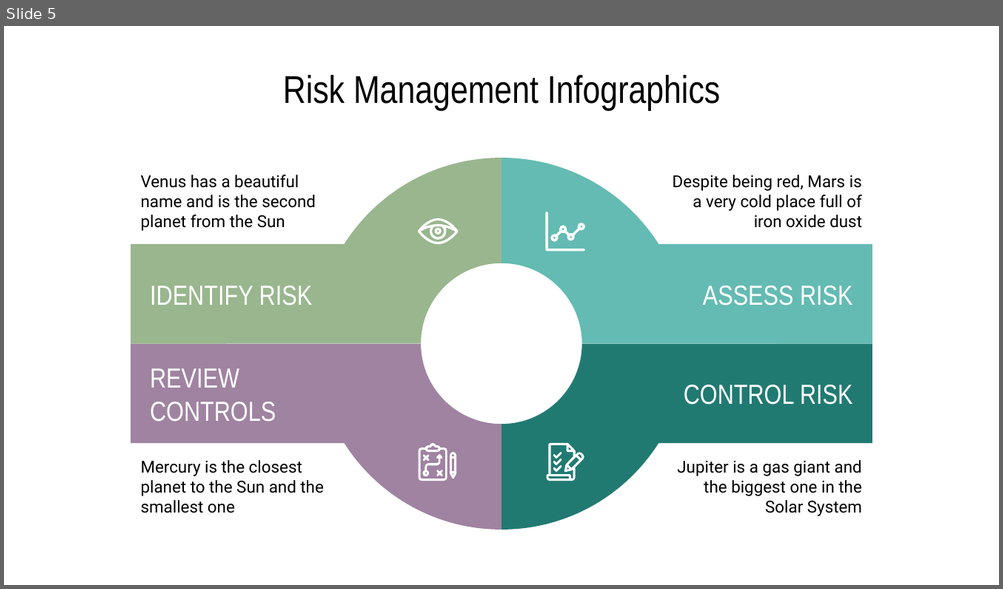
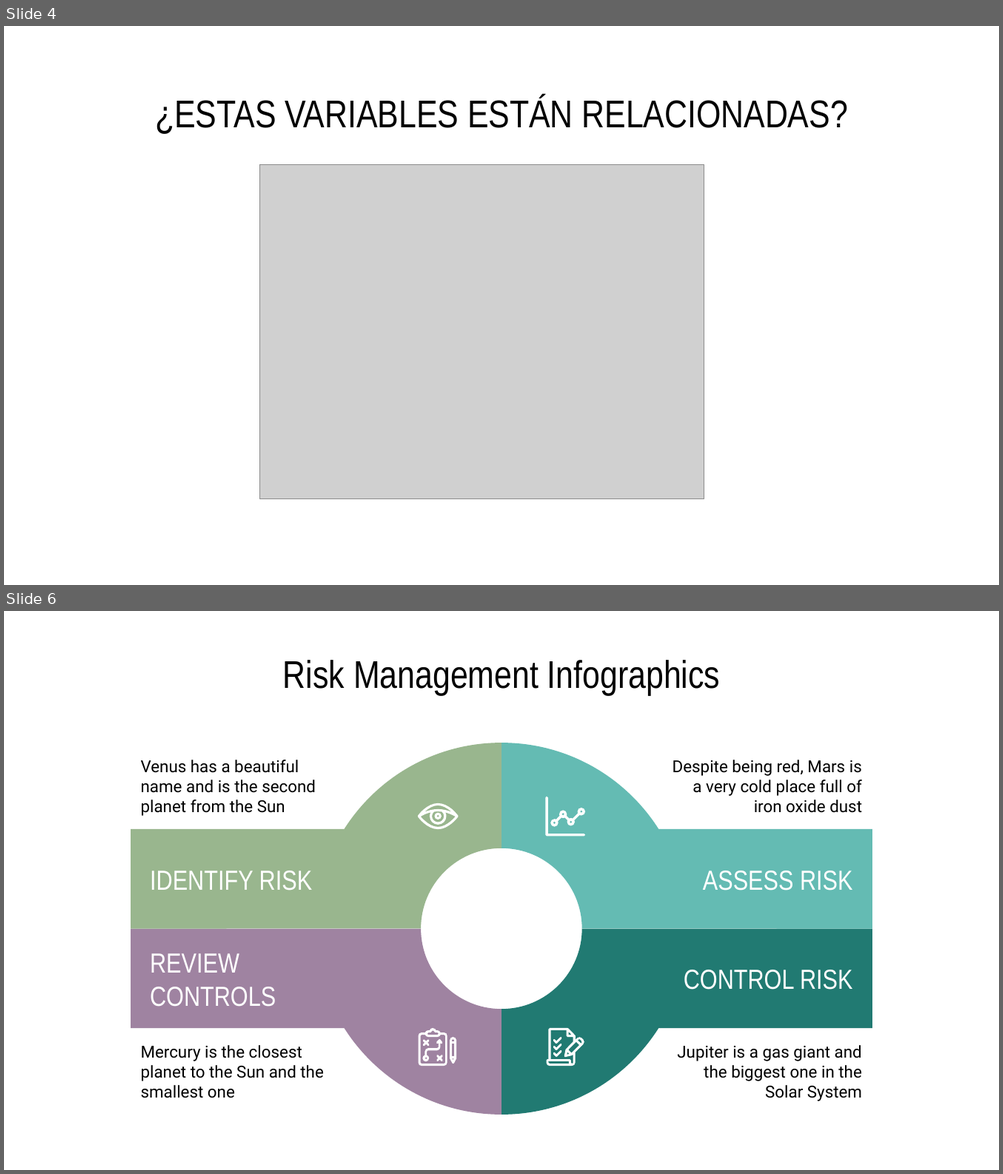
Before and after one commit to vrobles/Proyecto_Grupo3, a slide deck: Risk Management Infographics by Slidesgo.pptx. Shown one above the other, each under a label of ours: slide 5 before the commit, slides 4 and 6 after it; the slides between them are not shown. The pictures are 1003x589 and 1003x1174 pixels, drawn with LibreOffice and Linux fonts; fonts in the diff are those of the drawing; grey boxes stand for pictures. Boxes give left, top, right and bottom in pixels: in the first picture for what was removed or moved away, otherwise in the second. Text is boxed around its words. In the diff, an @@ line names an element or a change of style, - is before the commit and + after.

```diff
--- a/Risk Management Infographics by Slidesgo.pptx
+++ b/Risk Management Infographics by Slidesgo.pptx
@@ slide 4 added at box(4, 26, 999, 585), background #FFFFFF @@
@@ title added at box(155, 96, 848, 134), 28 pt, text #000000 @@
+¿ESTAS VARIABLES ESTÁN RELACIONADAS?
@@ picture added at box(259, 164, 704, 500) @@
@@ what was slide 5 is now slide 6 @@
```
Also in this commit, not shown: 1 slide changed, 3 other slides added, 3 slides removed.
